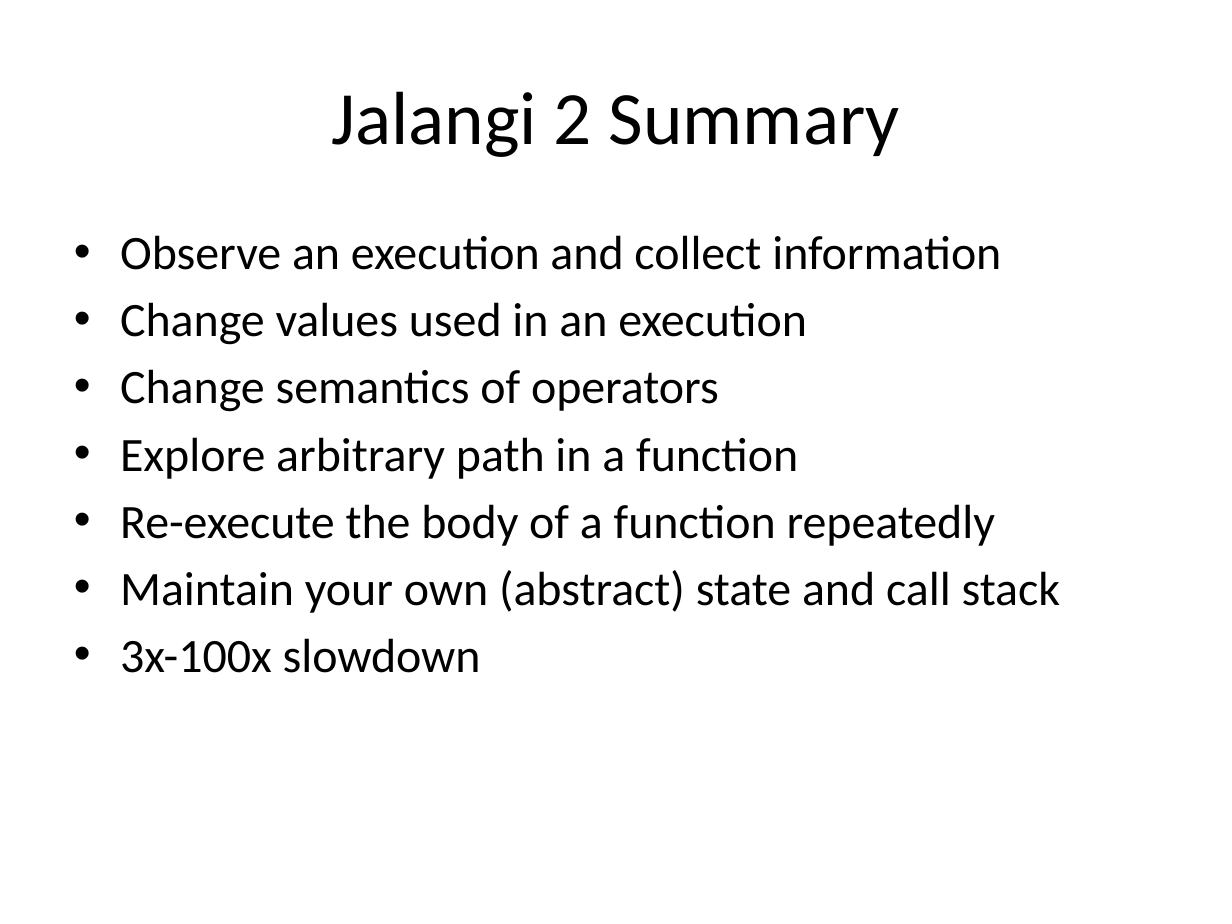
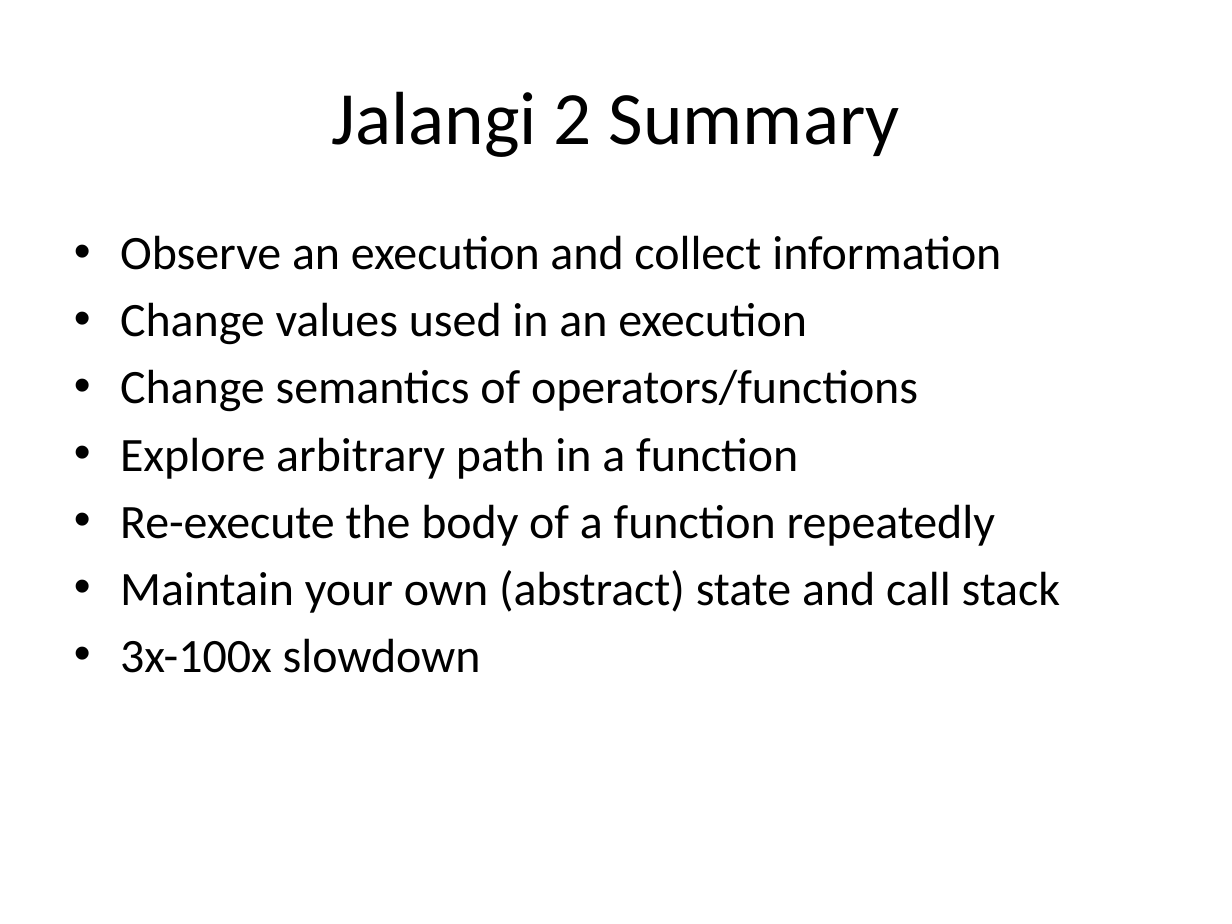
Before and after one commit to Samsung/jalangi2, a slide deck: slide 43 of docs/jalangi-pldi16.pptx. Drawn at 1232x924 pixels with LibreOffice and Linux fonts; fonts in the diff are those of the drawing. Boxes give left, top, right and bottom in pixels: in the first picture for what was removed or moved away, otherwise in the second. Text is boxed around its words. In the diff, an @@ line names an element or a change of style, - is before the commit and + after.

Commit message:
updated slides for PLDI 16 tutorial on Jalangi

```diff
--- a/docs/jalangi-pldi16.pptx
+++ b/docs/jalangi-pldi16.pptx
@@ text at box(120, 369, 918, 412): text changed @@
-• Change semantics of operators
+• Change semantics of operators/functions
```
Also in this commit, not shown: 5 other slides changed.
